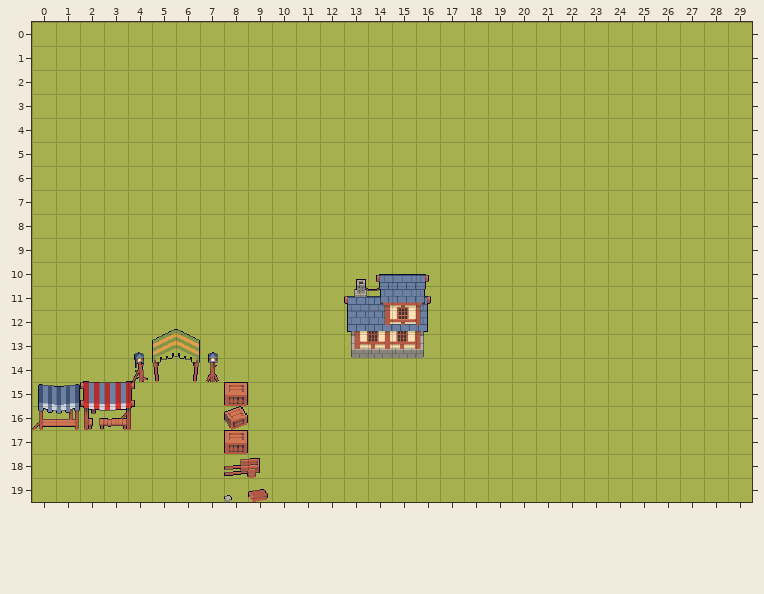
Tiled map: resources/tilemaps/village/level1.tmx. Above: the version before the commit.
Cells are 32x32 px. Shown: x 0..29, y 0..19.
The result:
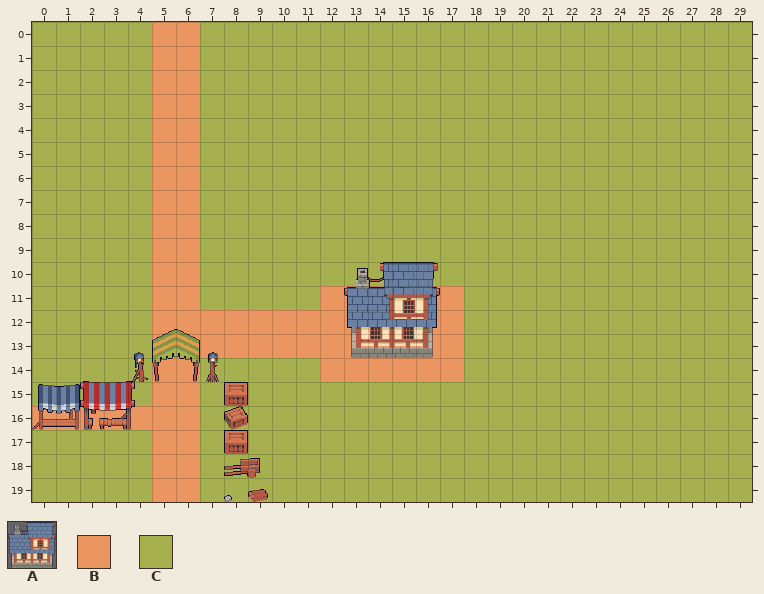
Key: from "objects": A 0 "1"; from "village": B 10, C 37.
_ is an empty cell.
Objects are placed by their top-left corner, in cells (3,4 is the top-left corner of cell 3,4); size is 1x1 cell unless given.
Difference:
Layer "Ground":
Tile C becomes tile B in rows 0 to 10 at x 5 to 6; in row 11 at x 5 to 6 and 12 to 17; in rows 12 to 13 at x 5 to 17; in row 14 at x 5 to 6 and 12 to 17; in row 15 at x 5 to 6; in row 16 at x 0 to 6.
Tile C becomes tile B in rows 17 to 19 at x 5 to 6.
Layer "Buildings":
Object A "1" at 13,10.5 size 3.6x3.5 becomes A "1" at 13,10 size 4x4.
Pixel boxes of the changes (left, top, right, bottom) in both pictures:
changed: (32, 22, 464, 502)
